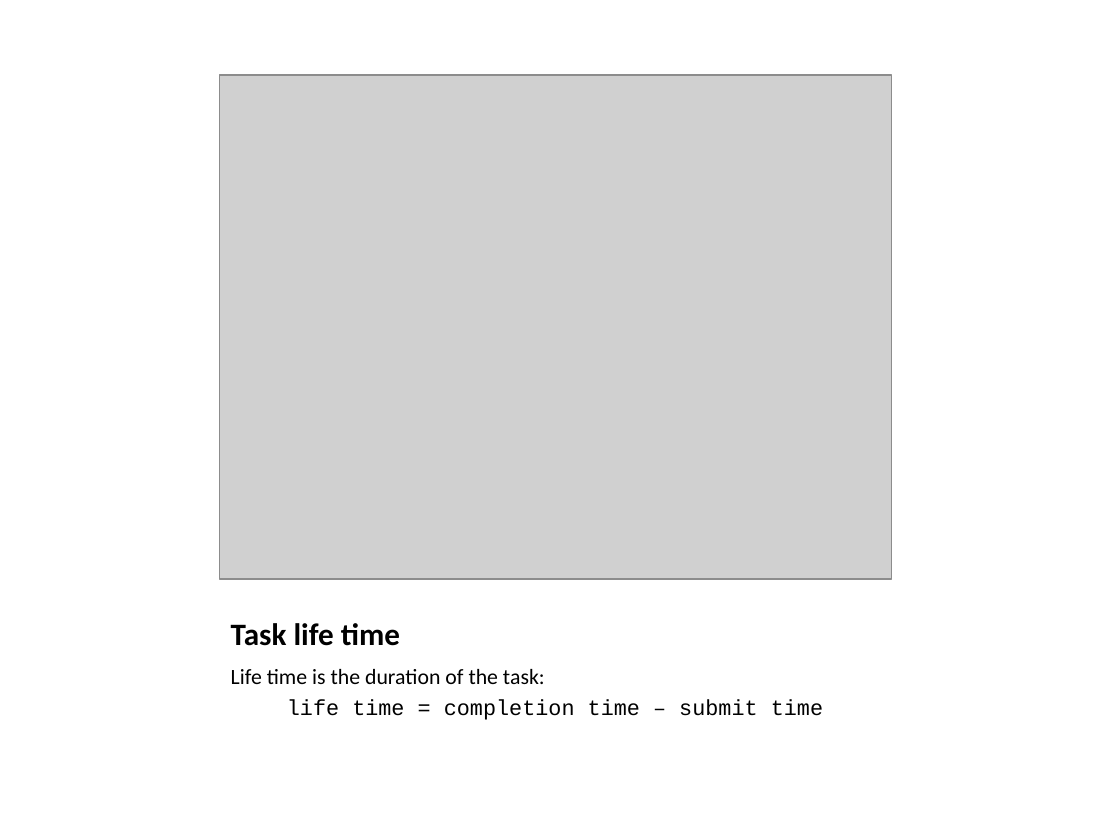
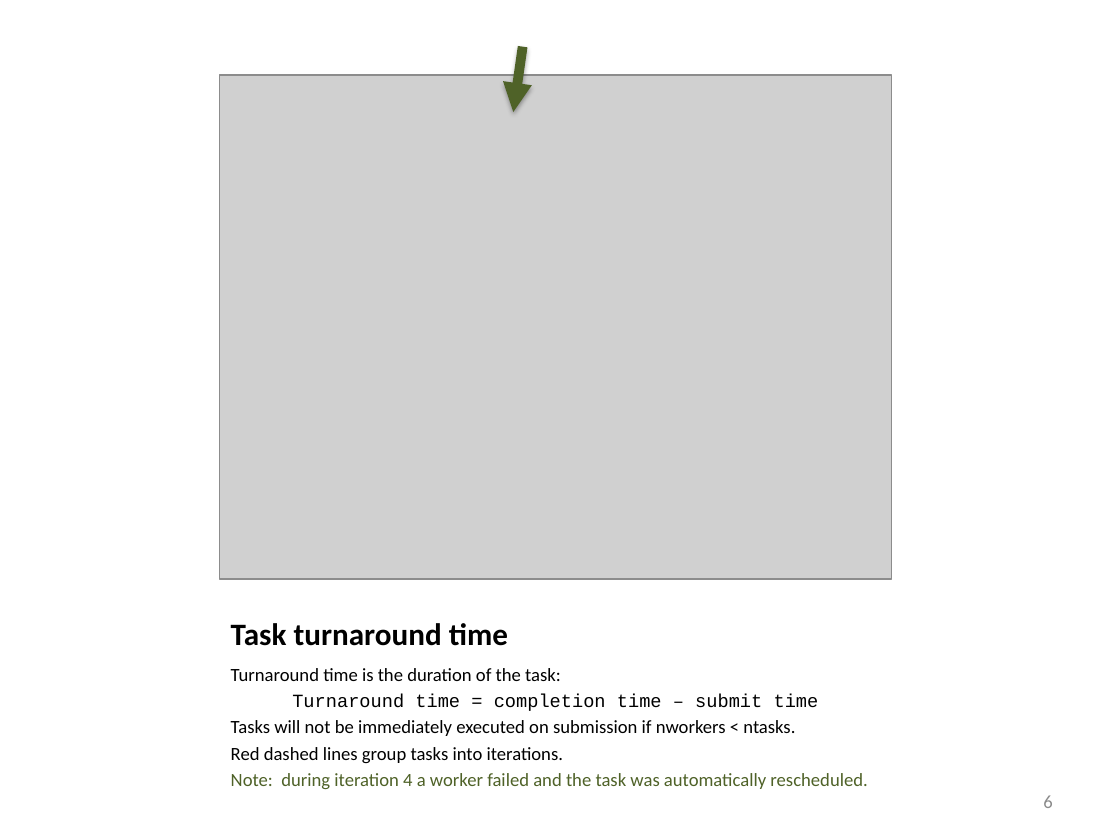
Before and after one commit to cooperative-computing-lab/awe, a slide deck: slide 7 of stats.has-plots/summary.pptx (slide 5 before the commit). Drawn at 1120x840 pixels with LibreOffice and Linux fonts; fonts in the diff are those of the drawing; grey boxes stand for pictures. Boxes give left, top, right and bottom in pixels: in the first picture for what was removed or moved away, otherwise in the second. Text is boxed around its words. In the diff, an @@ line names an element or a change of style, - is before the commit and + after.

Commit message:
save presentation

```diff
--- a/stats.has-plots/summary.pptx
+++ b/stats.has-plots/summary.pptx
@@ arrow added from (523, 47) to (513, 112), #4F6228 6.25 pt @@
@@ title at bbox=[231, 623, 508, 646]: text changed @@
-Task life time
+Task turnaround time
@@ text at bbox=[231, 668, 867, 789]: text changed; size 14 to 12 pt; font Courier New to Calibri @@
-Life time is the duration of the task:
-life time = completion time – submit time
+Turnaround time is the duration of the task:
+Turnaround time = completion time – submit time
+Tasks will not be immediately executed on submission if nworkers < ntasks.
+Red dashed lines group tasks into iterations.
+Note: during iteration 4 a worker failed and the task was automatically rescheduled.
@@ page number added at bbox=[1043, 795, 1052, 808], 12 pt, text #8C8C8C @@
+6
```
Also in this commit, not shown: 5 other slides changed, 2 slides added, 7 slides removed.
